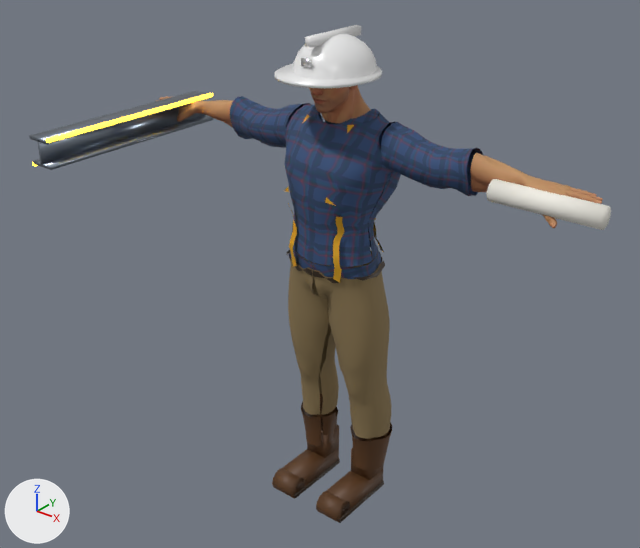
What one commit did to the glTF model client/assets/models/structural.glb.
The view is the same before and after, from a 50 mm camera at (1.78, -2.31, 2.37) aimed at (0.04, -0.12, 1.02). The lights are fixed; the arrows at lower left show +X, +Y and +Z. The picture after the commit comes second. Where no turn or scale is listed for an object, it has been applied to the vertices. Vertices at exactly the same position are counted once.

Objects in the first picture: 'Body', 'Boots', 'Hat', 'Pants', 'Shirt', 'Shoe_l', 'Shoe_r', 'Straps', 'Tool_beam', 'Tool_scroll' and 1 more.
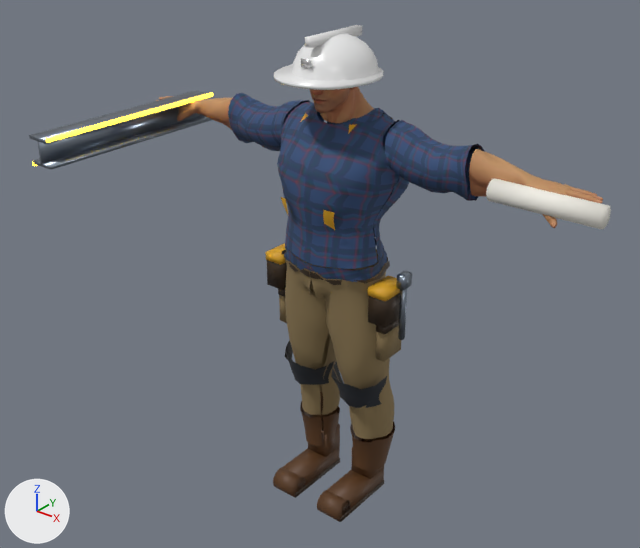
The newer file is also rescaled (x1.029) as a whole; pictures and numbers use the older file's frame.

Patch to the scene script:
```diff
--- a/client/assets/models/structural.glb.py
+++ b/client/assets/models/structural.glb.py
@@ mat_tool @@
+mat_tool = bpy.data.materials.new('Tool')
+# nodes: BsdfPrincipled, Mix, OutputMaterial, VertexColor
+# colours: dark grey #2b2f36, mixed with the vertex colours
@@ me_sphere_005_retopology_004 @@
-me_sphere_005_retopology_004.from_pydata(...)  # 3358 vertices, 6644 faces; spans x -0.93..0.93, y -0.12..0.13, z 1.37..1.81
+me_sphere_005_retopology_004.from_pydata(...)  # 3358 vertices, 6644 faces; spans x -0.93..0.93, y -0.12..0.15, z 1.36..1.81
+# me_sphere_005_retopology_004 part 1: 92 of the vertices in x 0.5..0.68, y 0.03..0.13, z 1.38..1.51 are scaled about their middle by (1, 1.22, 1.22)
+# me_sphere_005_retopology_004 part 2: 92 of the vertices in x -0.68..-0.5, y 0.03..0.13, z 1.38..1.51 are scaled about their middle by (1, 1.22, 1.22)
+# me_sphere_005_retopology_004 part 3: 68 of the vertices in x -0.09..0.09, y 0.02..0.13, z 1.53..1.58 are moved by (0.0, 0.01, 0.0)
 me_sphere_005_retopology_004.materials.append(mat_skin)
@@ me_pants @@
-me_pants.from_pydata(...)  # 944 vertices, 1698 faces; spans x -0.208..0.208, y -0.116..0.166, z 0.294..1.027
+me_pants.from_pydata(...)  # 944 vertices, 1698 faces; spans x -0.218..0.218, y -0.131..0.19, z 0.294..1.028
+# me_pants part 4: 944 of 944 vertices moved; they spanned x -0.208..0.208, y -0.116..0.166, z 0.294..1.027 and now span x -0.218..0.218, y -0.131..0.19, z 0.294..1.028; mean shift (0.0, 0.002, 0.0)
 me_pants.materials.append(mat_pants)
@@ me_shirt @@
-me_shirt.from_pydata(...)  # 1446 vertices, 2480 faces; spans x -0.508..0.508, y -0.135..0.175, z 0.989..1.579
+me_shirt.from_pydata(...)  # 1446 vertices, 2480 faces; spans x -0.508..0.508, y -0.156..0.203, z 0.99..1.581
+# me_shirt part 5: 1446 of 1446 vertices moved; they spanned x -0.508..0.508, y -0.135..0.175, z 0.989..1.579 and now span x -0.508..0.508, y -0.156..0.203, z 0.99..1.581; mean shift (0.0, 0.004, 0.0)
 me_shirt.materials.append(mat_shirt)
@@ me_straps @@
-me_straps.from_pydata(...)  # 138 vertices, 114 faces; spans x -0.122..0.122, y -0.148..0.189, z 0.999..1.546
+me_straps.from_pydata(...)  # 68 vertices, 48 faces; spans x -0.118..0.118, y -0.161..0.221, z 1.088..1.548
+# me_straps part 6: the loose piece of 3 vertices spanning x 0.079..0.101, y -0.055..-0.021, z 1.521..1.546 is rebuilt with 3 vertices and now spans x 0.085..0.11, y -0.058..-0.02, z 1.523..1.548
+# me_straps part 7: the loose piece of 3 vertices spanning x -0.101..-0.079, y -0.055..-0.021, z 1.521..1.546 is rebuilt with 3 vertices and now spans x -0.11..-0.085, y -0.058..-0.02, z 1.523..1.548
+# me_straps part 8: 10 loose pieces with 86 vertices, spanning x -0.122..0.122, y -0.148..0.189, z 0.999..1.524, are deleted
+# me_straps part 9: 7 vertices added at x 0.079..0.118, y -0.161..-0.124, z 1.204..1.285
+# me_straps part 10: 7 vertices added at x -0.118..-0.079, y -0.161..-0.124, z 1.204..1.285
+# other edits to the shape of me_straps do not show in these pictures
 me_straps.materials.append(mat_straps)
@@ ob_shoe_r @@
 ob_shoe_r = bpy.data.objects.new('Shoe_r', me_shoe_r)
-ob_shoe_r.location = (0.0, 0.0, 0.0)
+ob_shoe_r.location = (0.0, 0.004, 0.002)
@@ ob_pouches @@
+ob_pouches = bpy.data.objects.new('Pouches', me_pouches)  # 72 vertices, 120 faces; spans x -0.274..0.302, y -0.063..0.063, z 0.788..1.043; in mat_belt_001 (brown #3a2a1a), mat_toolmetal (grey #8c96a3), mat_straps_001 (yellow #d9a21b)
+ob_pouches.location = (0.0, 0.001, -0.003)
@@ ob_cargo_r @@
+ob_cargo_r = bpy.data.objects.new('Cargo_r', me_cargo_r)  # a box spanning x -0.2504..-0.2104, y -0.0215..0.0936, z 0.7969..0.827, material slot 0; a box spanning x -0.2479..-0.2129, y -0.019..0.0911, z 0.6818..0.822, material slot 1; in mat_belt_001 (brown #3a2a1a), mat_pants_001 (brown #8b7752)
+ob_cargo_r.location = (0.0, 0.0, 0.013)
@@ ob_cargo_l @@
+ob_cargo_l = bpy.data.objects.new('Cargo_l', me_cargo_l)  # a box spanning x 0.2104..0.2504, y -0.0215..0.0936, z 0.7969..0.827, material slot 0; a box spanning x 0.2129..0.2479, y -0.019..0.0911, z 0.6818..0.822, material slot 1; in mat_belt_001 (brown #3a2a1a), mat_pants_001 (brown #8b7752)
+ob_cargo_l.location = (0.0, 0.0, 0.013)
@@ ob_kneepads @@
+ob_kneepads = bpy.data.objects.new('Kneepads', me_kneepads)  # 112 vertices, 152 faces; spans x -0.231..0.231, y -0.082..0.034, z 0.466..0.603
+ob_kneepads.location = (0.0, 0.0, 0.0)
```

Changed parts and their boxes (x1, y1, x2, y2) in the pictures (640 x 548 px; the box of a moved part takes in the faces that stretch with it):
'Shirt', reshaped
    before: (230, 96, 483, 279)
    after: (228, 93, 484, 282)
'Pants', reshaped (7% wider)
    before: (288, 250, 391, 439)
    after: (284, 249, 394, 439)
'Body', reshaped
    before: (156, 85, 603, 228)
    after: (156, 87, 603, 228)
'Pouches', added
    after: (265, 243, 412, 340)
'Shoe_r', moved
    before: (272, 417, 340, 499)
    after: (273, 417, 340, 498)
'Kneepads', added
    after: (285, 340, 387, 408)
'Straps', reshaped (12% wider, 30% shorter)
    before: (285, 115, 384, 283)
    after: (281, 113, 392, 230)
'Cargo_l', added (brown)
    after: (376, 319, 401, 362)
'Cargo_r', added
    after: (278, 287, 287, 323)
part 1 of me_sphere_005_retopology_004, moved or reshaped
    before: (470, 153, 531, 192)
    after: (469, 149, 531, 196)
part 2 of me_sphere_005_retopology_004, moved or reshaped
    before: (195, 100, 233, 128)
    after: (195, 98, 232, 130)
part 3 of me_sphere_005_retopology_004, moved or reshaped
    before: (321, 102, 370, 119)
    after: (351, 102, 374, 119)
part 6 of me_straps, rebuilt
    before: (347, 125, 354, 133)
    after: (348, 124, 357, 134)
part 7 of me_straps, rebuilt (12% wider, 11% taller)
    before: (303, 115, 310, 123)
    after: (300, 113, 308, 122)
part 8 of me_straps, deleted
    before: (285, 187, 384, 283)
part 9 of me_straps, added
    after: (323, 210, 335, 230)
part 10 of me_straps, added
    after: (281, 197, 288, 214)
